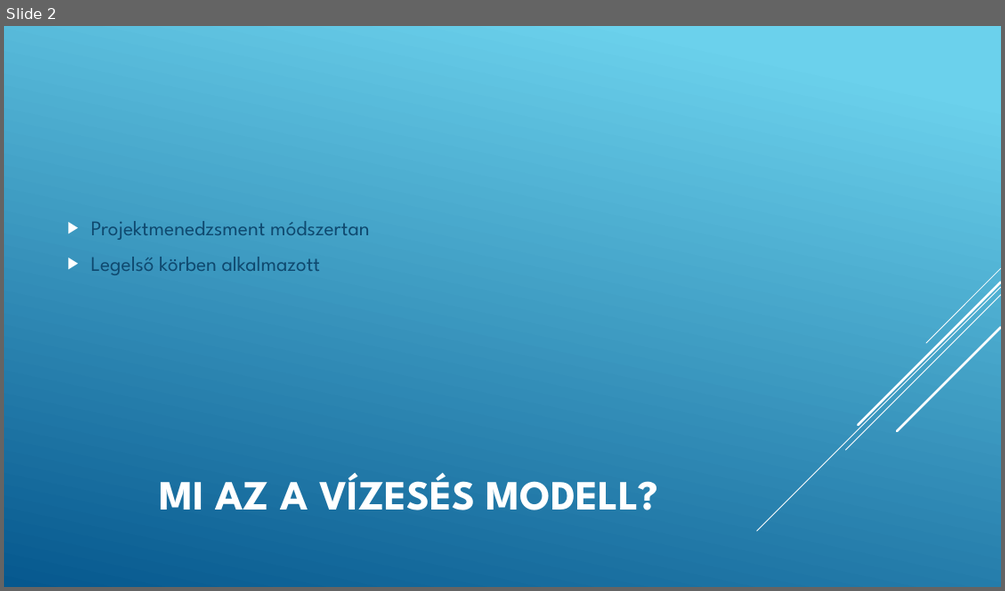
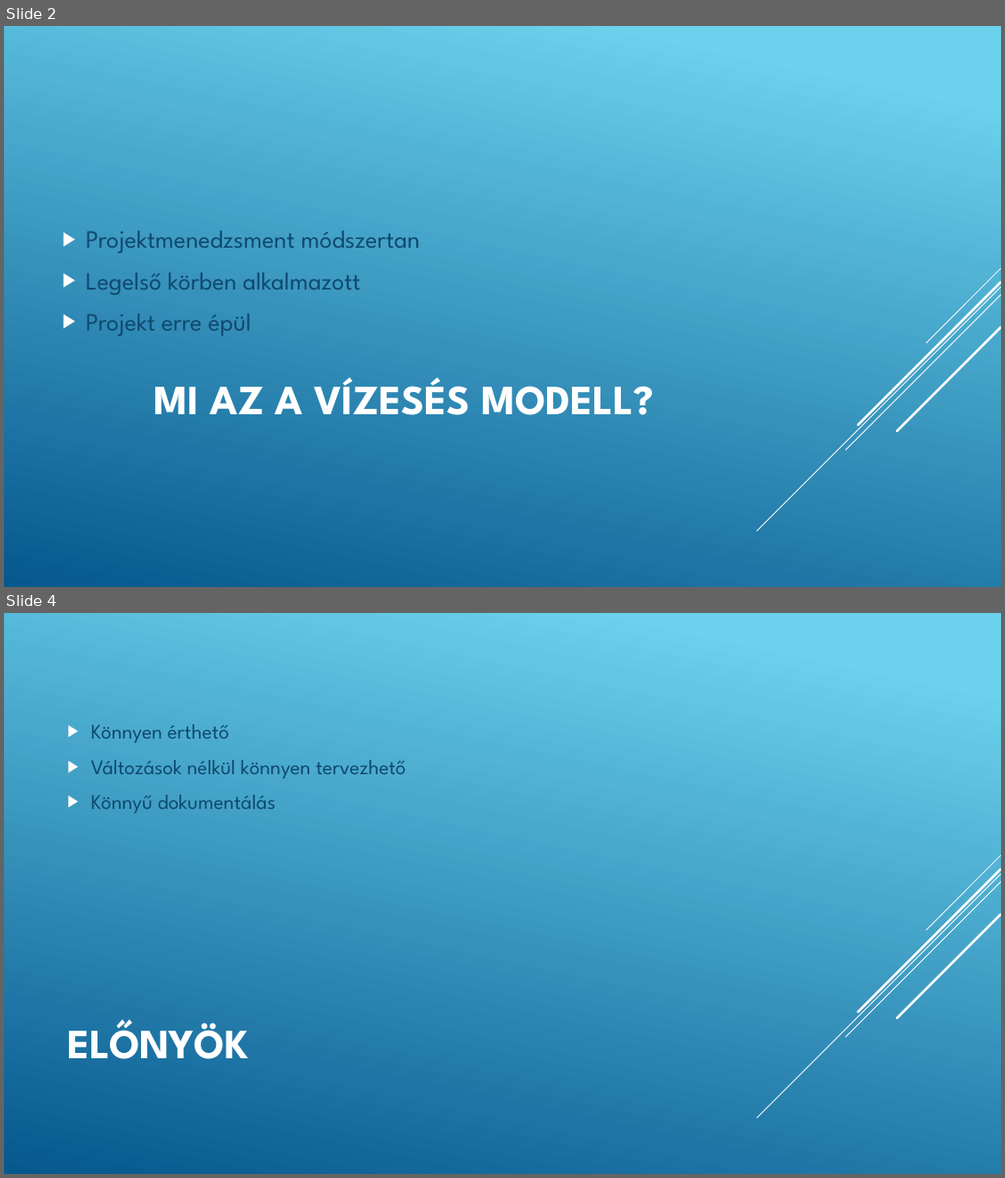
Before and after one commit to JelencsityMiklous/ppt, a slide deck: Vízesés modell.pptx. Shown one above the other, each under a label of ours: slide 2 before the commit, slides 2 and 4 after it; the slides between them are not shown. The pictures are 1005x591 and 1005x1178 pixels, drawn with LibreOffice and Linux fonts; fonts in the diff are those of the drawing. Boxes give left, top, right and bottom in pixels: in the first picture for what was removed or moved away, otherwise in the second. Text is boxed around its words. In the diff, an @@ line names an element or a change of style, - is before the commit and + after.

Commit message:
Előnyök, hátrányok és egyéb fejlesztések

```diff
--- a/Vízesés modell.pptx
+++ b/Vízesés modell.pptx
@@ slide 4 added at [4,613,1001,1174], background gradient #6ED2EB to #06588E; not listed: 5 template elements that a slide beside it also shows @@
@@ text added at [91,724,405,813], 20 pt, text #0F496F @@
+▶ Könnyen érthető
+▶ Változások nélkül könnyen tervezhető
+▶ Könnyű dokumentálás
@@ title added at [67,1019,249,1059], 40 pt, text #FFFFFF, bold @@
+ELŐNYÖK
@@ slide 2 changed as well @@
@@ text "Projektmenedzsment módszertan": place and size @@
-text "Projektmenedzsment módszertan" at [91,221,369,275]
+text "Projektmenedzsment módszertan" at [86,231,421,336]
@@ text at [86,231,421,295]: size 20 to 24 pt in "Projektmenedzsment módszertan", "Legelső körben alkalmazott" @@
@@ text at [86,313,251,336]: paragraph added @@
+▶ Projekt erre épül
@@ title "MI AZ A VÍZESÉS MODELL?": place and size @@
-title "MI AZ A VÍZESÉS MODELL?" at [159,472,659,510]
+title "MI AZ A VÍZESÉS MODELL?" at [154,377,654,415]
```
Also in this commit, not shown: 1 other slide changed, 3 other slides added, 3 slides removed.
